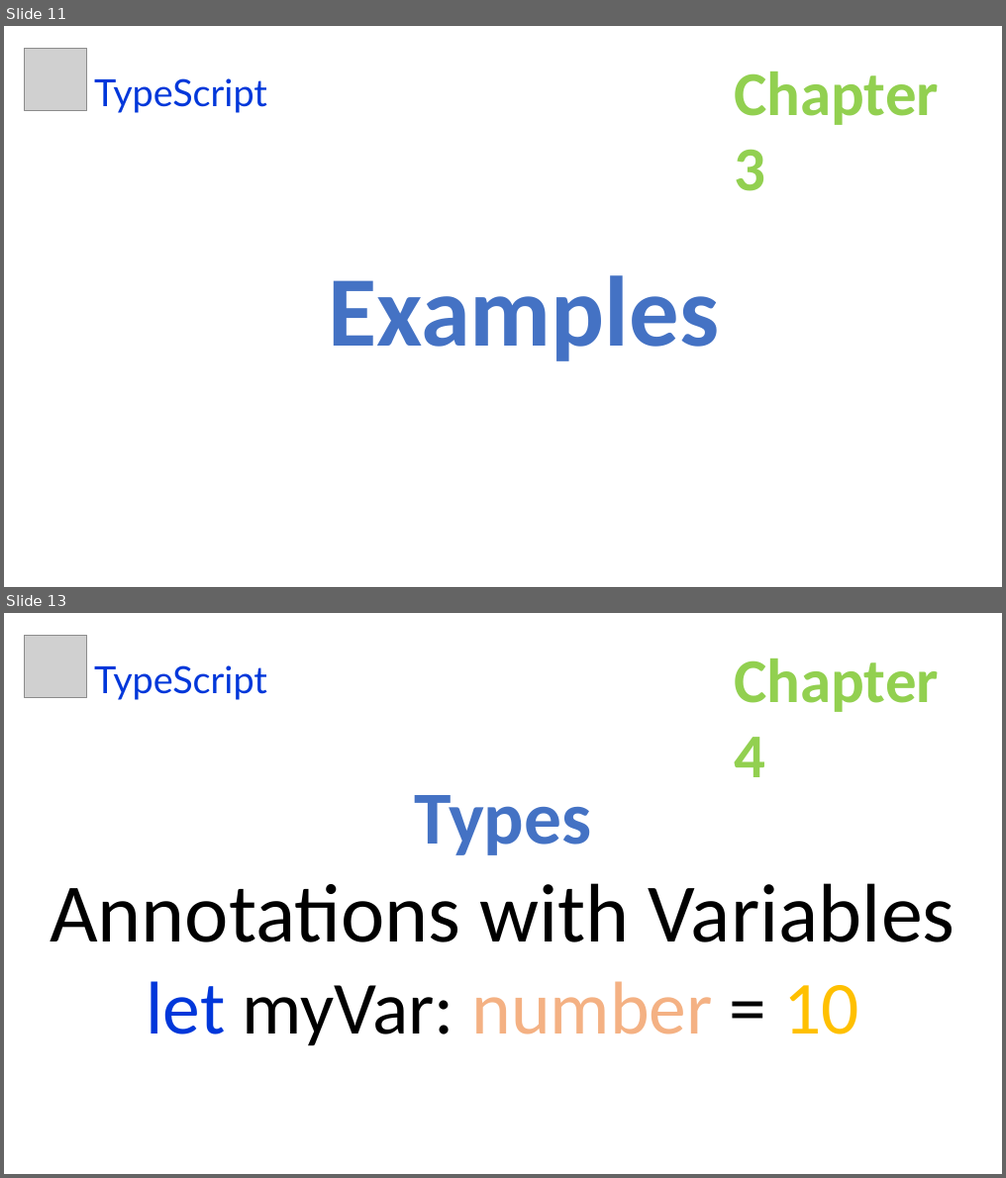
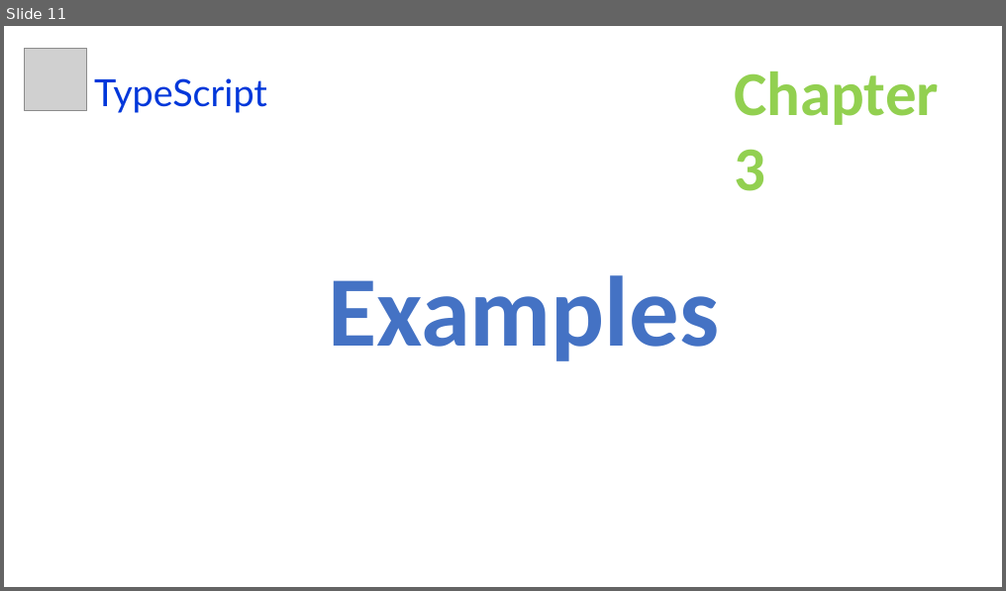
Before and after one commit to uidhtml/typescript-tutorials, a slide deck: typescript-tutorials.pptx. Shown one above the other, each under a label of ours: slides 11 and 13 before the commit, slide 11 after it; the slides between them are not shown. The pictures are 1006x1178 and 1006x591 pixels, drawn with LibreOffice and Linux fonts; fonts in the diff are those of the drawing; grey boxes stand for pictures. Boxes give left, top, right and bottom in pixels: in the first picture for what was removed or moved away, otherwise in the second. Text is boxed around its words. In the diff, an @@ line names an element or a change of style, - is before the commit and + after.

Commit message:
Added chapter 6

```diff
--- a/typescript-tutorials.pptx
+++ b/typescript-tutorials.pptx
@@ slide 13 removed at [4,613,1002,1174], background #FFFFFF @@
@@ picture removed at [24,635,87,697] @@
@@ text removed at [94,665,267,700] @@
-TypeScript
@@ text removed at [734,659,939,777] @@
-Chapter 4
@@ text removed at [50,795,955,1047] @@
-Types
-Annotations with Variables
-let myVar: number = 10
```
Also in this commit, not shown: 6 slides added, 2 other slides removed, 1 other file.
